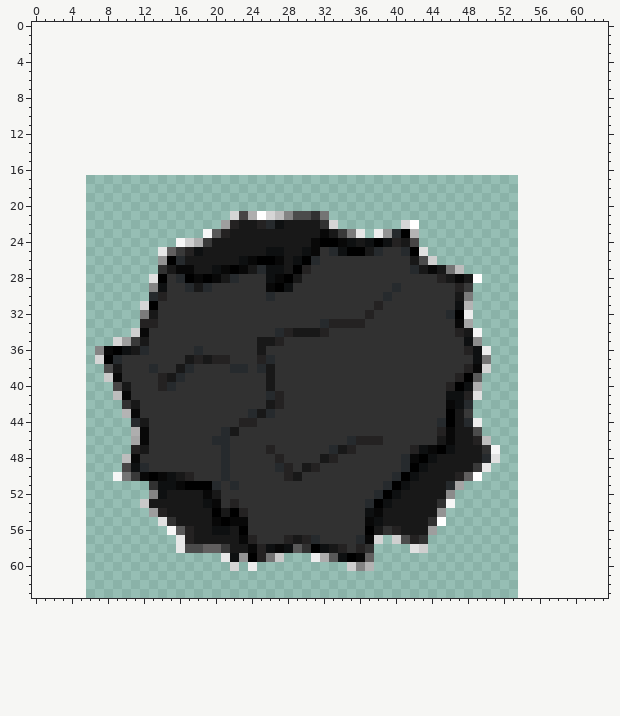
A pixel-art sprite gets an edit: monsterprogram/src/info/gridworld/actor/Rock.gif. The picture above is the old version.
The file is 48x48 pixels. Colours within 5 levels of each other are drawn and written as one. The old version is drawn lined up with the new one, on the new canvas.
Once edited:
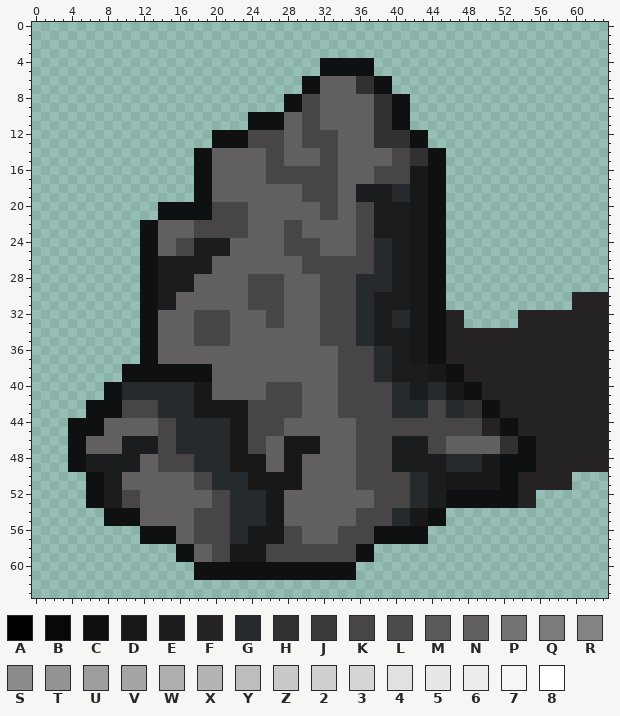
Palette (. is transparent): A #000000  B #080808  C #0e1011  D #181818  E #1a1c1e  F #242222  G #262a2d  H #313131  J #393939  K #474545  L #4b4b4b  M #595959  N #615f5f  P #747474  Q #7b7b7b  R #848484  S #8b8b8b  T #939393  U #9e9e9e  V #a5a5a5  W #aeaeae  X #b4b4b4  Y #bdbdbd  Z #c9c9c9  2 #cfcfcf  3 #d5d5d5  4 #e1e1e1  5 #e7e7e7  6 #ededed  7 #f6f6f6  8 #ffffff
From old to new:
canvas 48x48 -> 64x64, the old top-left corner now at 6,17 (the part of the old canvas that was cut away was empty and is not shown)
Changed rows in their new state; - is an unchanged pixel.
first column x 4:
 4 ----------------------------CCCCCC--------------------------
 5 ----------------------------CCCCCC--------------------------
 6 --------------------------CCNNNNHHCC------------------------
 7 --------------------------CCNNNNHHCC------------------------
 8 ------------------------CCKKNNNNNNHHCC----------------------
 9 ------------------------CCKKNNNNNNHHCC----------------------
10 --------------------CCCCNNKKNNNNNNHHCC----------------------
11 --------------------CCCCNNKKNNNNNNHHCC----------------------
12 ----------------CCCCKKKKNNKKKKNNNNHHHHCC--------------------
13 ----------------CCCCKKKKNNKKKKNNNNHHHHCC--------------------
14 --------------CCNNNNNNKKNNNNKKNNNNNNKKHHCC------------------
15 --------------CCNNNNNNKKNNNNKKNNNNNNKKHHCC------------------
16 --------------CCNNNNNNKKKKKKKKNNNNKKKKDDCC------------------
17 --------------CCNNNNNNKKKKKKKKNNNNKKKKDDCC------------------
18 --------------CCNNNNNNNNNNKKKKNNEEEEGGDDCC------------------
19 --------------CCNNNNNNNNNNKKKKNNEEEEGGDDCC------------------
20 ----------CCCCCCKKKKNNNNNNNNKKNNKKEEEEDDCC------------------
21 ----------CCCCCCKKK-NNNNNNNNKKNNKKEEEEDDCC------------------
22 --------CCNNNNKKKKKKNNNNKKNNNNNNKKEEEEDDCC------------------
23 --------CCNNNNKKKKKKNNNNKKNNNNNNKKEEEEDDCC------------------
24 --------CCNNKKEEEENNNNNNKKKKNNNNKKGGEEDDCC------------------
25 --------CCN-KKEEEENNNNNNKKKKNNNNKK-GEEDDCC------------------
26 --------CCEEEEEENNNNNNNNNNKKKKKKKKGGEE-DCC------------------
27 --------CCEEEEEENNNNNNNNNNKKKKKKKKGGEED-CC..----------------
28 --------CCEEEENNNNNNKKKKNNNNKKKKGGGGEEDDCC....--------------
29 --------CCEEEENNNNNNKKKKNNNNKKKKGGGGEEDDCC...---------------
30 --------CCEENNNNNNNNKKKKNNNNKKKKGGEEEEDDCC...-----------FFFF
31 --------CCEENNNNNNNNKKKKNNNNKKKKGGEEEEDDCC...-----------FFFF
32 --------CCNNNNKKKKNNNNKKNNNNKKKKGGEEGGDDCCFF.-----FFFFFFFFFF
33 --------CCNNNNKKKKNNNNKKNNNNKKKKGGEEGGDDCCFF.-----FFFFFFFFFF
34 -------.CCNNNNKKKKNNNNNNNNNNKKKKGGEEEEDDCCF-FFFFFFFFFFFFFFFF
35 -----...CCNNNNKKKKNNNNNNNNNNKKKKGGEEEEDDCCFFFFFFFFFFFFFFFFFF
36 ---.....CCNNNNNNNNNNNNNNNNNNNNKKKKGGEEDDCCFF-FFFFFFFFFFFFFFF
37 ---.....CCNNNNNNNNNNNNNNNNNNNNKKKKGGEEDDCCFFFFFFFFFFFFFFFFFF
38 ----..CCCCCCCCCCNNNNNNNNNNNNNNKKKKGGEEEEDDCC-FFFFFFFFFFFFFFF
39 ----..CCCCCCCCCCNNNNNNNNNNNNNNKKKKGGEEEEDDCCFFFFFFFFFFFFFFFF
40 ----CCGGGGG-GGDDNNNNNNKKKKNNNNKKKKKKGGEEGGDD-CFFFFFFFFFFFFFF
41 ----CCGGGGGGGGDDNNNNNNKKKKNNNNKKKKKKGGEEGGDDCCFFFFFFFFFFFFFF
42 --CCCCKKKKGGGGDDDDDDKKKKKKNNNNKKKKKKGGGGKKGGHHCCFFFFFFFFFFFF
43 --CCCCKKKKGGGGDDDDDDKKKKKKNNNNKKKKKKGGGGKKGGHHCCFFFFFFFFFFFF
44 CCCCNNNNNNKKGGGGGGDDKKKKNNNNNNNNKKKKKKKKKKKKKKFFCCFFFFFFFFFF
45 CCCCNNNNNNKKGGGGG--DKKKKNNNNNNNNKKKKKKKKKKKKKKFFCCFFFFFFFFFF
46 CCNNNNEEEEKKGGGG--DDKKNNDDDDNNNNKKKKEEEEKKNNNNNNHHCCFFFFFFFF
47 CCNNNNEEEEKKGGGGG-DDKKNNDDDDNNNNKKKKEEEEKKNNNNNNHHCCFFFFFFFF
48 CCEEEEEENNKKKKGGG-DDDDNNDDNNNNNNKKKKEEEEEEGGGGDDCCCCFFFFFFFF
49 CCEEEEEENNKKKKGGG-DDDDNNDDNNNNNNKKKKEEEEEEGGGGDDCCCCFFFFFFFF
50 --CCEENNNNNNNNKKG-GGDDDDD-NNNNNNKKKKKKGGEE-DDDDDCCFFFFFF----
51 --CCEENNNNNNNNKK-G-GDDDDDDNNNNNNKKKKKKGGEEDDDDDDCCFFFFFF----
52 --CCEEKKNNNNNNNNKKGGGGDDNNNNNNNNNNKKKKGGEECCCCCCCCFF--------
53 --CCEEKKNNNNNNNNKKGGGGDDNNNNNNNNNNKKKKGGEECCCCCCCCFF--------
54 ----CCCCNNNNNNKKKKGGGGDDNNNNNNNNKKKKGG--CC------------------
55 ----CCCCNNNNNNKKKKGGGGDDNNNNNNNNKKKKGG--CC------------------
56 --------CCCCNNKKKKGGDDDDKKNNNNKKKKCCCCCC.-------------------
57 --------CCCCNNKKKKGGDDDDKKNNNNKKKKCCCCCC--------------------
58 ------------CCN-KK--DDKKKKKKKKKKCC----..--------------------
59 ------------CCNNKKDDDDKKKKKKKKKKCC--------------------------
60 --------------CCCCCCCCCCCCCCCCCC..--------------------------
61 --------------CCCCCCCCCCCCCCCCCC----------------------------
Pixel boxes of the changes (left, top, right, bottom) in both pictures:
changed: (68, 58, 608, 580)
